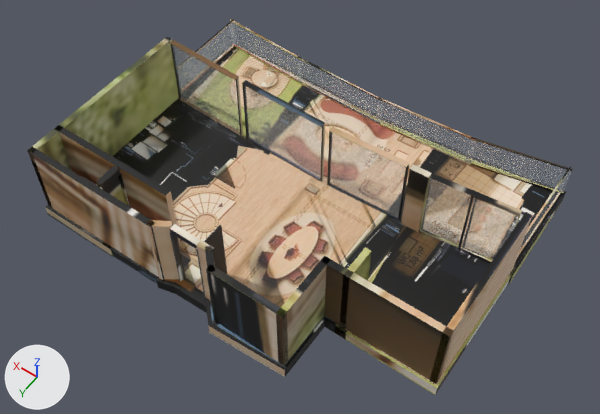
The glTF model _bake/glb/ortak-9/model.glb, before and after one commit.
Rendered twice from a camera (50 mm lens) standing at (-8.14, 11.7, 17.95) and looking at (-0.22, 0.6, 0.51). Every picture has the same lights, and +X, +Y and +Z are marked at lower left. The older version comes first. Where no turn or scale is listed for an object, it has been applied to the vertices. Vertices at exactly the same position are counted once.
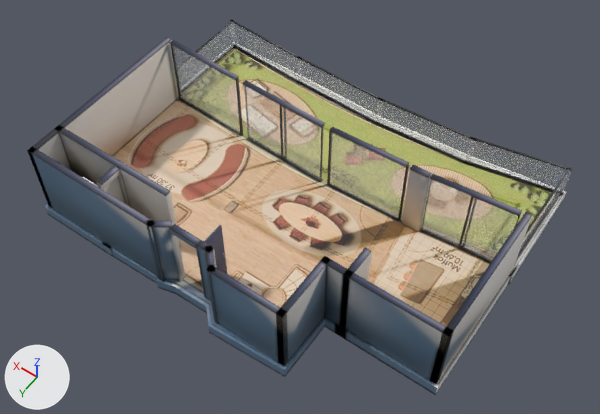
Where the change shows, as pixel boxes (x1, y1, x2, y2) in the pictures (600 x 414 px; the box of a moved part takes in the faces that stretch with it):
'Mesh_0', surface changed, reshaped
    both: (27, 19, 573, 395)
part 1 of me_mesh_0, moved or reshaped
    before: (242, 81, 248, 140)
    after: (280, 105, 283, 160)
part 2 of me_mesh_0, moved or reshaped (not visible afterwards)
    before: (320, 125, 325, 182)
part 3 of me_mesh_0, added
    after: (282, 106, 323, 182)
part 4 of me_mesh_0, surface changed
    both: (28, 19, 573, 395)

The change, as a list of edits to the scene's bpy script:
```text
Change mat_baked:
    where n3 = _N.new('ShaderNodeMapping'); n3.name = 'Mapping'
    n3.inputs[1].default_value: (0.000876, -14.98, 0.0) -> (0.000881, -14.98, 0.0)  # 'Location'
    n3.inputs[3].default_value: (15.92, 15.98, 1.0) -> (15.85, 15.98, 1.0)  # 'Scale'
Change me_mesh_0:
    used by ob_mesh_0; location = (-5.74, 4.6, -0.36)
    remove me_mesh_0.from_pydata(...)  # 1094 vertices, 1888 faces; spans x 0.0..11.47, y -9.07..0.0, z 0.0..2.62
    add me_mesh_0.from_pydata(...)  # 1134 vertices, 1960 faces; spans x 0.0..11.47, y -9.07..0.0, z 0.0..2.62
    me_mesh_0 part 1: the loose piece of 8 vertices spanning x 8.44..8.49, y -5.53..-5.46, z 0.36..2.61 is scaled about its middle by (0.999, 0.57, 1), then moved by (-1.29, 0.07, 0.0)
    me_mesh_0 part 2: the loose piece of 8 vertices spanning x 5.77..5.82, y -5.47..-5.4, z 0.36..2.61 is scaled about its middle by (0.992, 0.575, 1), then moved by (1.29, -0.07, 0.0)
    me_mesh_0 part 3: a new loose piece of 20 vertices spanning x 5.8..7.17, y -5.45..-5.38, z 0.36..2.61, in mat_baked
    me_mesh_0 part 4: 1598 kept faces spanning x 0.0..11.47, y -9.07..0.0, z 0.0..2.62 get new texture (UV) coordinates
    other edits to the shape of me_mesh_0 do not show in these pictures
```
